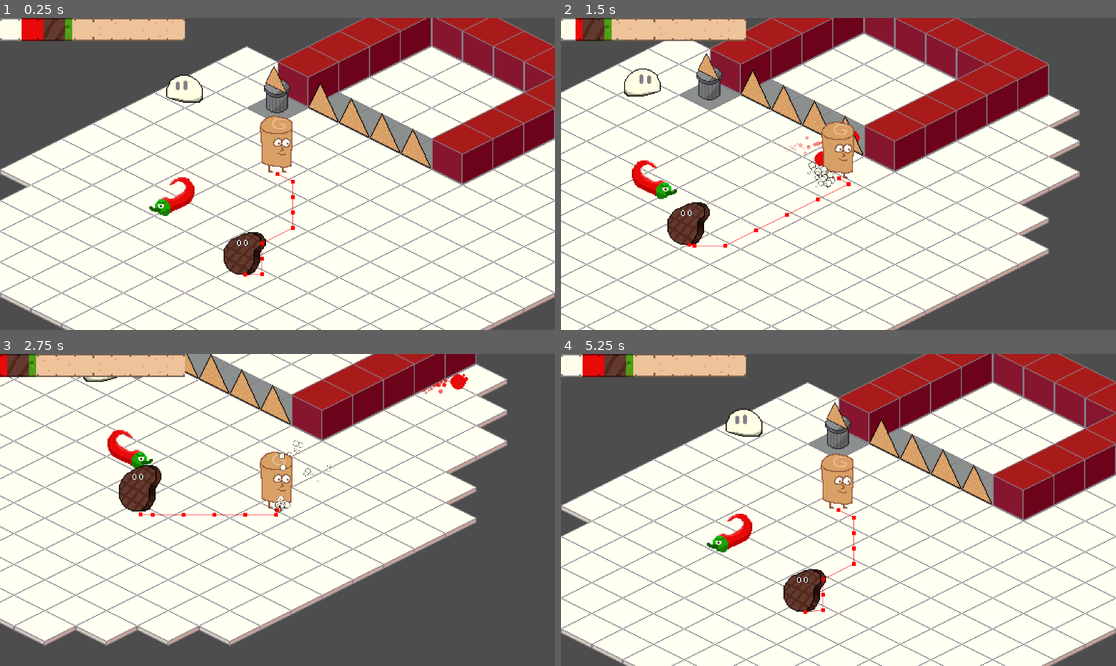
Above: before the commit, frames 1-4 (two rows, left to right).
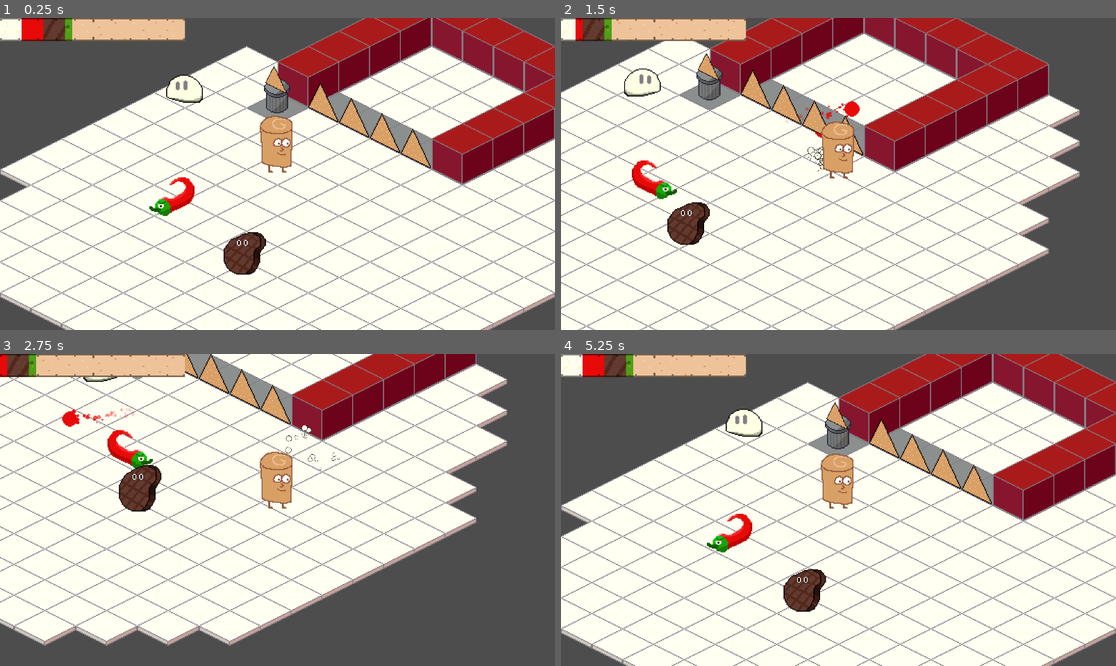
Above: after the commit, the same moments.

Repository: JordanLevy/LudumDare54
Game: Godot game, scene res://Scenes/Game.tscn
Two runs of this game, one before a commit and one after it. Both use one fixed random seed, a clock stepped at 60 frames per second and the inputs below.
Inputs (mouse positions are in pixels of both pictures, inside the frame that each line leads up to):
- Up to frame 1 (0.25 s): no input
- Up to frame 2 (1.5 s): move the mouse to (960, 158) at 0.52 s; hold Right (ui_right) 0.53-1.28 s; click (960, 158) at 0.6 s; right-click (960, 158) at 0.8 s; move the mouse to (727, 189) at 1.27 s; hold Down (ui_down) from 1.28 s (still down); right-click (727, 189) at 1.35 s
- Up to frame 3 (2.75 s): click (166, 525) at 1.55 s; move the mouse to (333, 441) at 2.02 s; release Down (ui_down) at 2.03 s; hold Right (ui_right) from 2.03 s (still down); click (333, 441) at 2.1 s; right-click (333, 441) at 2.3 s
- Up to frame 4 (5.25 s): move the mouse to (810, 572) at 2.77 s; release Right (ui_right) at 2.78 s; hold Up (ui_up) 2.78-3.53 s; right-click (810, 572) at 2.85 s; click (810, 572) at 3.05 s; tap Enter at 3.5 s; move the mouse to (1005, 556) at 3.52 s; hold Left (ui_left) 3.53-4.25 s; click (1005, 556) at 3.6 s; right-click (1005, 556) at 3.8 s; click "Return to Main Menu" at 4.25 s; click "Play" at 5 s

The runs differ from the first frame. In frame 1, 0.2% of the frame differs, in the area x 43-54%, y 49-83%; in frame 2, 0.6%; in frame 3, 0.7%, in the area x 11-85%, y 6-53%; in frame 4, 0.2%.

Commit message:
Firing projectiles from offset position

Diff:
--- a/Scenes/Monsters/MeatMonster.tscn
+++ b/Scenes/Monsters/MeatMonster.tscn
@@ -59,6 +59,5 @@
 
 [node name="NavigationAgent2D" type="NavigationAgent2D" parent="."]
 path_postprocessing = 1
-debug_enabled = true
 
 [connection signal="body_entered" from="Hurtbox" to="." method="_on_hurtbox_body_entered"]
--- a/Scenes/Projectiles/CreamProjectile.tscn
+++ b/Scenes/Projectiles/CreamProjectile.tscn
@@ -25,12 +25,14 @@
 radius = 31.0
 
 [node name="CreamProjectile" type="CharacterBody2D"]
+y_sort_enabled = true
 collision_layer = 32
 collision_mask = 22
 script = ExtResource("1_4syhn")
 
 [node name="Particle" type="GPUParticles2D" parent="."]
 show_behind_parent = true
+y_sort_enabled = true
 amount = 50
 process_material = SubResource("ParticleProcessMaterial_drf3c")
 texture = ExtResource("2_41n8r")
@@ -38,8 +40,10 @@
 explosiveness = 0.75
 
 [node name="AnimatedSprite2D" type="AnimatedSprite2D" parent="."]
-position = Vector2(0, 4.17233e-07)
+y_sort_enabled = true
+position = Vector2(13, 0)
 sprite_frames = SubResource("SpriteFrames_qoxfa")
+offset = Vector2(-13, 4.17233e-07)
 
 [node name="CollisionShape2D" type="CollisionShape2D" parent="."]
 position = Vector2(37, 0)
--- a/Scenes/Projectiles/SpiceProjectile.tscn
+++ b/Scenes/Projectiles/SpiceProjectile.tscn
@@ -39,7 +39,7 @@
 [node name="SpiceProjectile" type="CharacterBody2D"]
 y_sort_enabled = true
 collision_layer = 32
-collision_mask = 0
+collision_mask = 4
 script = ExtResource("1_5uj3p")
 
 [node name="Particle" type="GPUParticles2D" parent="."]
@@ -56,3 +56,10 @@
 
 [node name="CollisionShape2D" type="CollisionShape2D" parent="."]
 shape = SubResource("CircleShape2D_mhh8x")
+
+[node name="DespawnTimer" type="Timer" parent="."]
+wait_time = 5.0
+one_shot = true
+autostart = true
+
+[connection signal="timeout" from="DespawnTimer" to="." method="_on_despawn_timer_timeout"]
--- a/Scripts/CreamProjectile.gd
+++ b/Scripts/CreamProjectile.gd
@@ -6,16 +6,17 @@
 var player: Player
 
 func _ready():
+	player_offset = Vector2(0, -20)
 	ingredient_type = GlobalManager.IngredientType.CREAM
 	player = get_tree().get_root().get_node("Node2D/Player")
-	position = player.position
+	position = player.position + player_offset
 	rotation = atan2(player.mouse_position.y - position.y, player.mouse_position.x - position.x)
 
 func on_hit():
 	pass
 
 func _physics_process(delta):
-	position = player.position
+	position = player.position + player_offset
 	rotation = atan2(player.mouse_position.y - position.y, player.mouse_position.x - position.x)
 	super._physics_process(delta)
 
--- a/Scripts/PlayerController.gd
+++ b/Scripts/PlayerController.gd
@@ -120,10 +120,10 @@
 	var direction = (mouse_position - global_position).normalized()
 
 	var instance = projectile_prefabs[ingredient].instantiate()
-	var pos = Vector2(global_position.x, global_position.y -10)
-	instance.global_position = pos
+	instance.global_position = global_position + instance.player_offset
 	instance.velocity = direction * projectile_speed[ingredient]
 	get_parent().add_child(instance)
+
 
 func take_damage(ingredient: GlobalManager.IngredientType, damage: int):
 	pay_ingredients(ingredient, damage)
--- a/Scripts/Projectile.gd
+++ b/Scripts/Projectile.gd
@@ -2,6 +2,7 @@
 
 class_name Projectile
 
+var player_offset = Vector2.ZERO
 var damage = 5
 var ingredient_type = GlobalManager.IngredientType.PLAIN
 
--- a/Scripts/SpiceProjectile.gd
+++ b/Scripts/SpiceProjectile.gd
@@ -2,5 +2,13 @@
 
 class_name SpiceProjectile
 
+var player: Player
+
 func _ready():
-	ingredient_type = GlobalManager.IngredientType.SPICE
+	player_offset = Vector2(0, -40)
+	ingredient_type = GlobalManager.IngredientType.CREAM
+	player = get_tree().get_root().get_node("Node2D/Player")
+	move_and_collide(player_offset)
+
+func _on_despawn_timer_timeout():
+	despawn()
